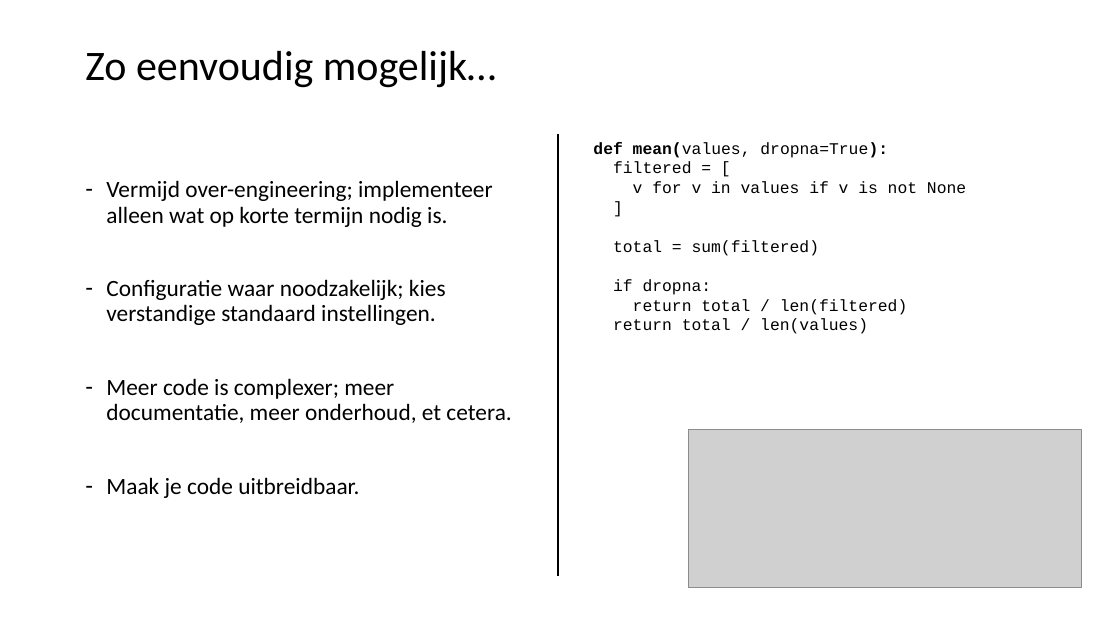
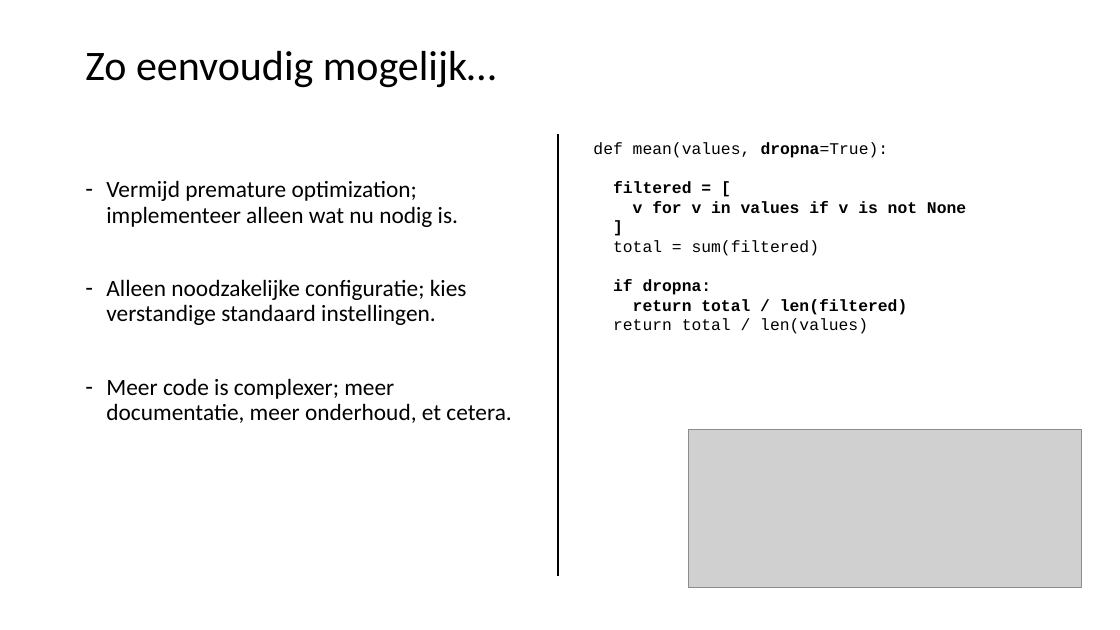
Before and after one commit to LFKoning/knowledge-sharing, a slide deck: slide 19 of python_course/2_production_code/python_cursus_2.pptx. Drawn at 1120x630 pixels with LibreOffice and Linux fonts; fonts in the diff are those of the drawing; grey boxes stand for pictures. Boxes give left, top, right and bottom in pixels: in the first picture for what was removed or moved away, otherwise in the second. Text is boxed around its words. In the diff, an @@ line names an element or a change of style, - is before the commit and + after.

```diff
--- a/python_course/2_production_code/python_cursus_2.pptx
+++ b/python_course/2_production_code/python_cursus_2.pptx
@@ text at <box>593,142,966,315</box>: bold off in "def mean(values, dropna=True):"; bold on in "dropna=True):", "filtered = [", "v for v in values if v ...", "]" and 2 more places @@
@@ text at <box>106,180,467,325</box>: text changed @@
-– Vermijd over-engineering; implementeer alleen wat op korte termijn nodig is.
-– Configuratie waar noodzakelijk; kies verstandige standaard instellingen.
+– Vermijd premature optimization; implementeer alleen wat nu nodig is.
+– Alleen noodzakelijke configuratie; kies verstandige standaard instellingen.
@@ text at <box>106,477,359,498</box>: paragraph removed @@
-– Maak je code uitbreidbaar.
```
Also in this commit, not shown: 10 other slides changed, 8 other files.
